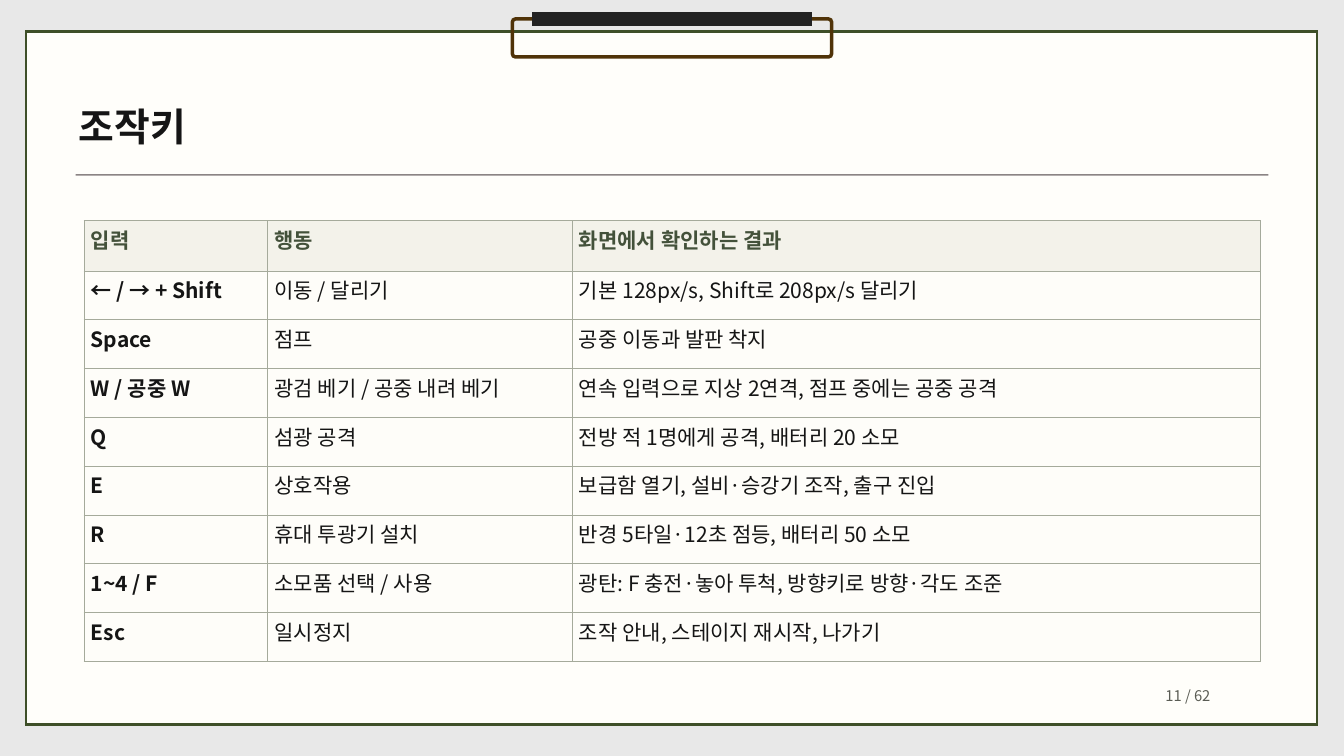
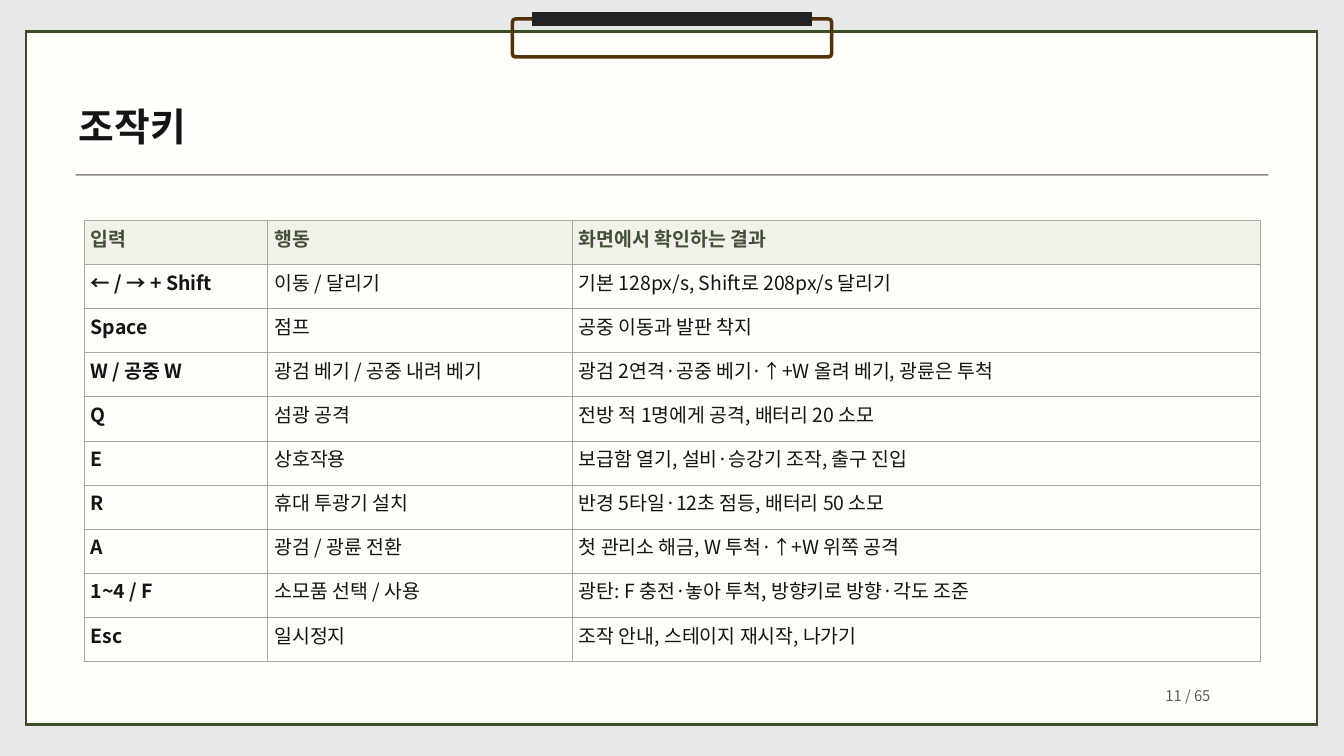
Before and after one commit to dbguswh/2Dgame_project, a slide deck: slide 11 of 2D게임프로그래밍 기획서.pptx. Drawn at 1344x756 pixels with LibreOffice and Linux fonts; fonts in the diff are those of the drawing. Boxes give left, top, right and bottom in pixels: in the first picture for what was removed or moved away, otherwise in the second. Text is boxed around its words. In the diff, an @@ line names an element or a change of style, - is before the commit and + after.

Commit message:
광륜과 구역별 침입자 및 다리 시점 연출을 기획에 반영

```diff
--- a/2D게임프로그래밍 기획서.pptx
+++ b/2D게임프로그래밍 기획서.pptx
@@ table at box(84, 220, 1259, 710) @@
-row 4, column 3: 연속 입력으로 지상 2연격, 점프 중에는 공중 공격
+row 4, column 3: 광검 2연격·공중 베기·↑+W 올려 베기, 광륜은 투척
+row 8: A | 광검 / 광륜 전환 | 첫 관리소 해금, W 투척·↑+W 위쪽 공격
@@ text at box(1165, 690, 1210, 701): text changed @@
-11 / 62
+11 / 65
```
Also in this commit, not shown: 60 other slides changed, 3 slides added, 1 other file.
